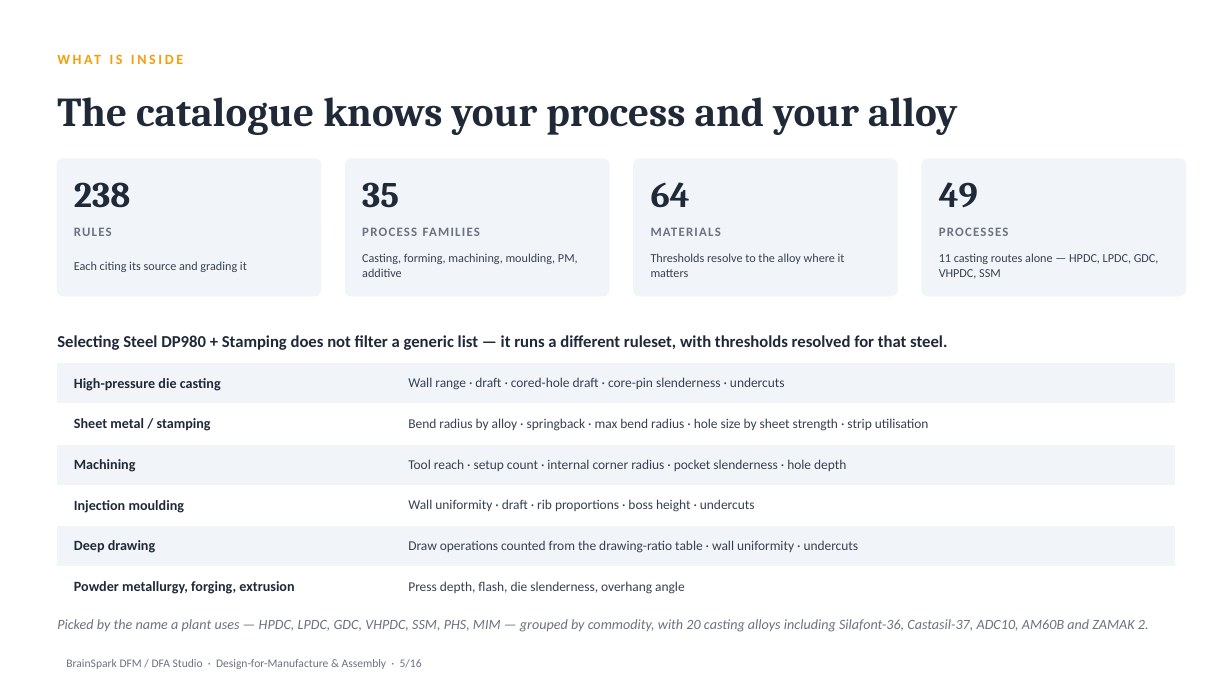
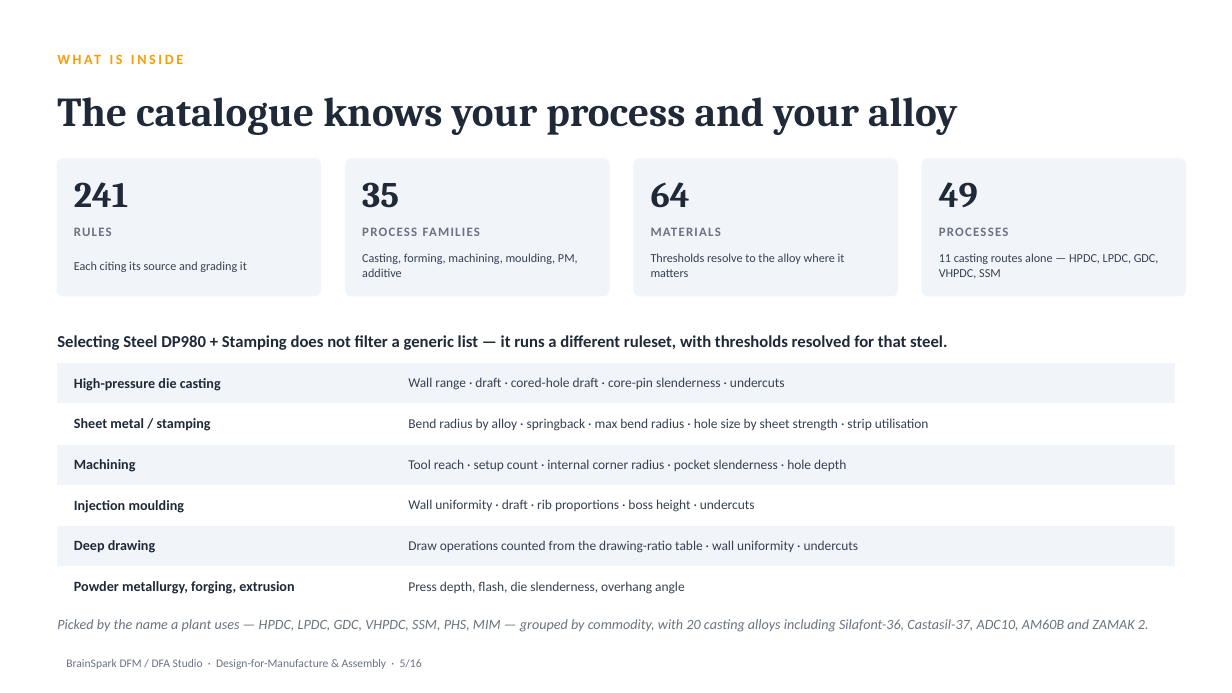
Before and after one commit to bhosaleavinash546/leamington-marathi, a slide deck: slide 6 of BrainSpark_DFM_DFA_Studio_Director.pptx. Drawn at 1232x693 pixels with LibreOffice and Linux fonts; fonts in the diff are those of the drawing. Boxes give left, top, right and bottom in pixels: in the first picture for what was removed or moved away, otherwise in the second. Text is boxed around its words. In the diff, an @@ line names an element or a change of style, - is before the commit and + after.

```diff
--- a/BrainSpark_DFM_DFA_Studio_Director.pptx
+++ b/BrainSpark_DFM_DFA_Studio_Director.pptx
@@ text at bbox=[74, 182, 128, 207]: text changed @@
-238
+241
```
Also in this commit, not shown: 3 other slides changed, 9 other files.
